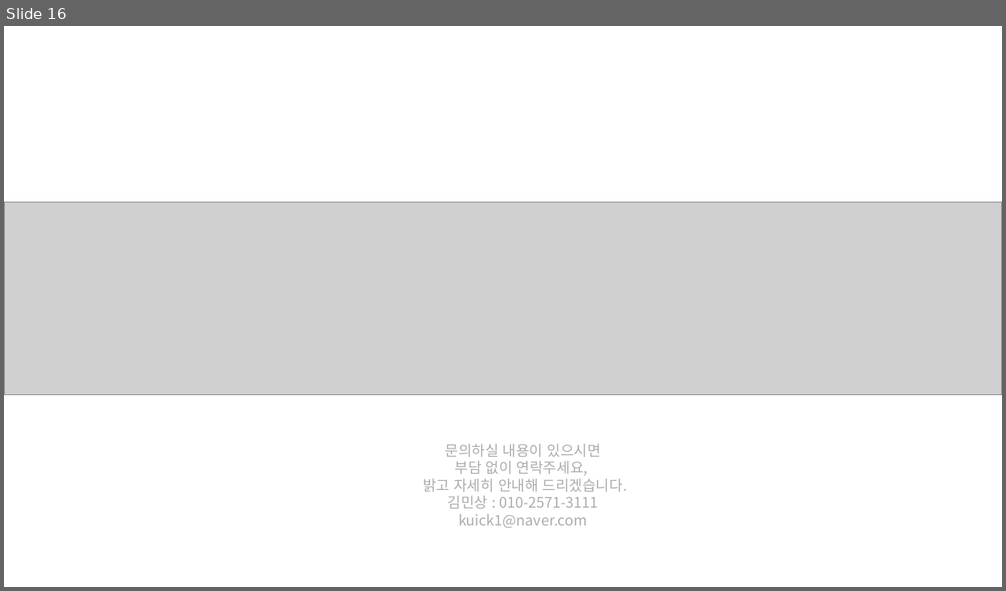
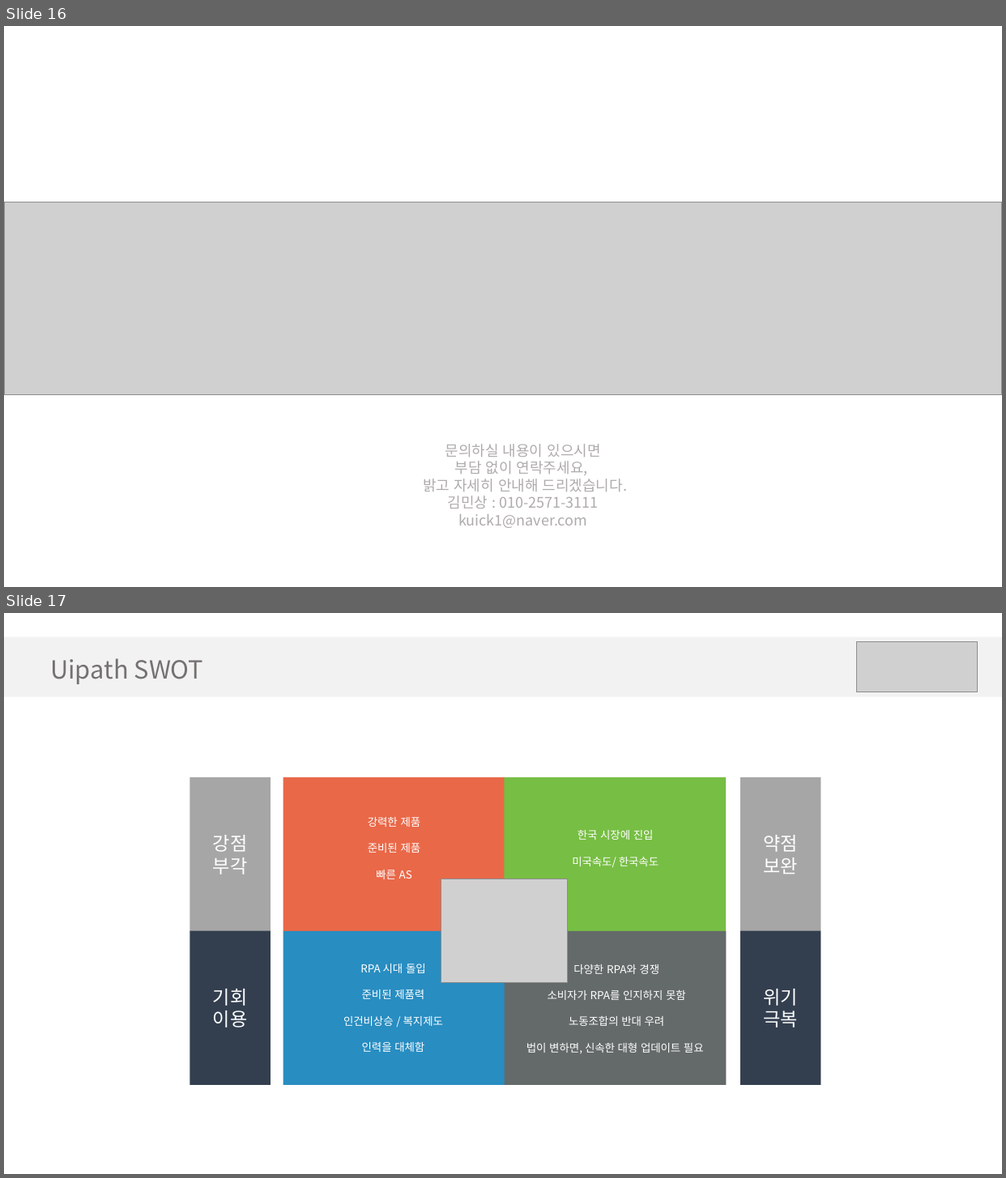
Before and after one commit to kuick1kim/portfolio, a slide deck: data/AI_업무_플랫폼_ UiPath_영업전략_김민상.pptx. Shown one above the other, each under a label of ours: slide 16 before the commit, slides 16 and 17 after it. The pictures are 1006x591 and 1006x1178 pixels, drawn with LibreOffice and Linux fonts; fonts in the diff are those of the drawing; grey boxes stand for pictures. Boxes give left, top, right and bottom in pixels: in the first picture for what was removed or moved away, otherwise in the second. Text is boxed around its words. In the diff, an @@ line names an element or a change of style, - is before the commit and + after.

```diff
--- a/data/AI_업무_플랫폼_ UiPath_영업전략_김민상.pptx
+++ b/data/AI_업무_플랫폼_ UiPath_영업전략_김민상.pptx
@@ slide 17 added at (x1=4, y1=613, x2=1002, y2=1174), background #FFFFFF @@
@@ rectangle added at (x1=4, y1=637, x2=1002, y2=697), fill #F2F2F2 @@
@@ text added at (x1=50, y1=658, x2=204, y2=684), 24 pt, text #767171 @@
+Uipath SWOT
@@ picture added at (x1=857, y1=642, x2=978, y2=692) @@
@@ rectangle added at (x1=189, y1=777, x2=270, y2=932), fill #A6A6A6, 18 pt, text #FFFFFF @@
+강점
+부각
@@ rectangle added at (x1=740, y1=777, x2=821, y2=932), fill #A6A6A6, 18 pt, text #FFFFFF @@
+약점
+보완
@@ text added at (x1=368, y1=817, x2=421, y2=879), 10.5 pt, text #FFFFFF @@
+강력한 제품
+준비된 제품
+빠른 AS
@@ text added at (x1=572, y1=830, x2=658, y2=868), 10.5 pt, text #FFFFFF @@
+한국 시장에 진입
+미국속도/ 한국속도
@@ group added at (x1=283, y1=777, x2=726, y2=1085): 4 rectangles, 1 picture @@
@@ rectangle added at (x1=189, y1=931, x2=270, y2=1085), fill #333F50, 18 pt, text #FFFFFF @@
+기회
+이용
@@ rectangle added at (x1=740, y1=931, x2=821, y2=1085), fill #333F50, 18 pt, text #FFFFFF @@
+위기
+극복
@@ text added at (x1=343, y1=964, x2=443, y2=1052), 10.5 pt, text #FFFFFF @@
+RPA 시대 돌입
+준비된 제품력
+인건비상승 / 복지제도
+인력을 대체함
@@ text added at (x1=526, y1=965, x2=704, y2=1054), 10.5 pt, text #FFFFFF @@
+다양한 RPA와 경쟁
+소비자가 RPA를 인지하지 못함
+노동조합의 반대 우려
+법이 변하면, 신속한 대형 업데이트 필요
```
